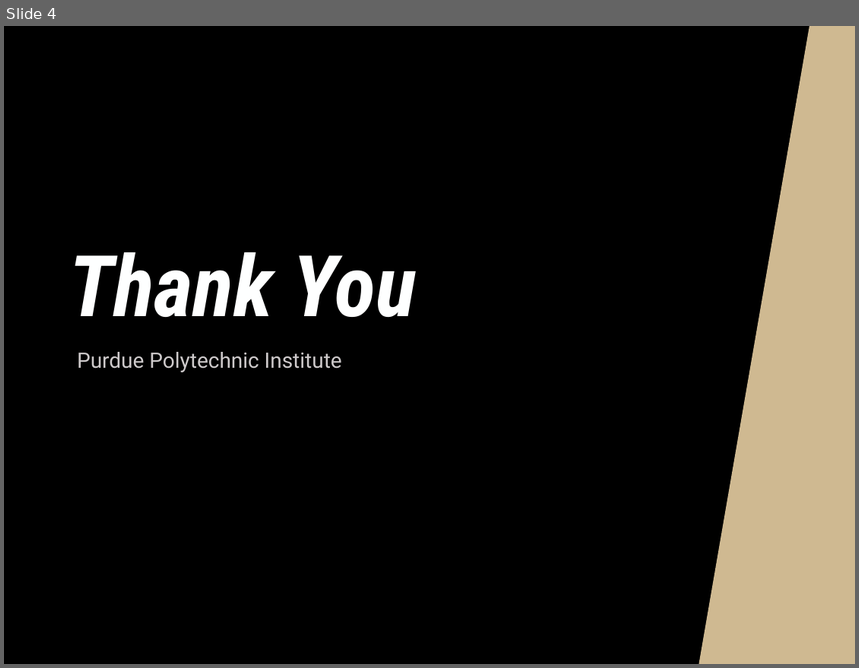
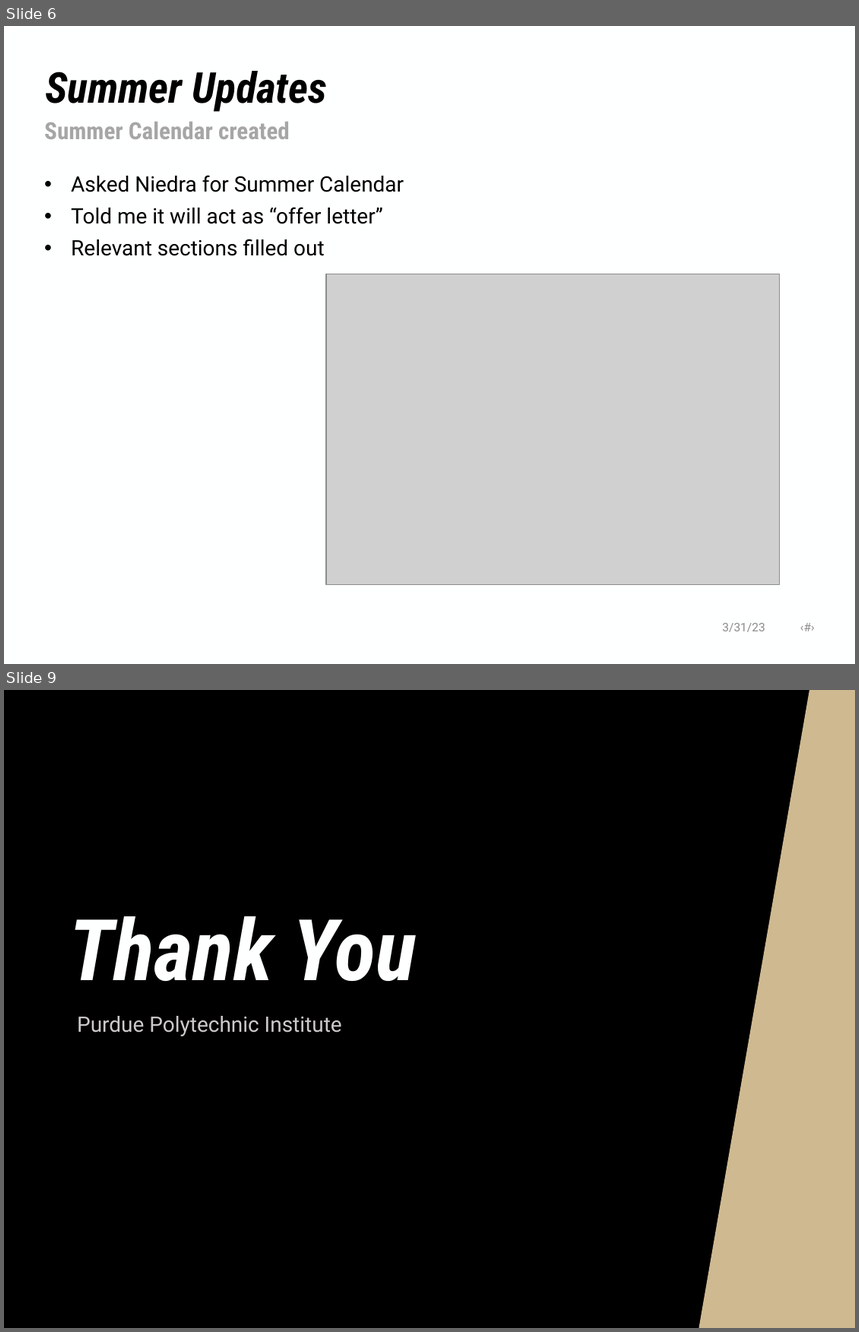
Before and after one commit to NHuang58/Biomedical_Device_PCB, a slide deck: Documentation/Slides/Week_31.pptx. Shown one above the other, each under a label of ours: slide 4 before the commit, slides 6 and 9 after it; the slides between them are not shown. The pictures are 859x668 and 859x1332 pixels, drawn with LibreOffice and Linux fonts; fonts in the diff are those of the drawing; grey boxes stand for pictures; background and template pictures are left out. Boxes give left, top, right and bottom in pixels: in the first picture for what was removed or moved away, otherwise in the second. Text is boxed around its words. In the diff, an @@ line names an element or a change of style, - is before the commit and + after.

```diff
--- a/Documentation/Slides/Week_31.pptx
+++ b/Documentation/Slides/Week_31.pptx
@@ slide 6 added at (4, 26, 855, 664), background #FEFFFF @@
@@ title added at (45, 71, 327, 112), 36 pt, text #000000, bold, italic @@
+Summer Updates
@@ text added at (44, 122, 290, 139), 20 pt, text #A6A6A6, bold @@
+Summer Calendar created
@@ text added at (71, 175, 404, 256), 18 pt, text #000000 @@
+• Asked Niedra for Summer Calendar
+• Told me it will act as “offer letter”
+• Relevant sections filled out
@@ picture added at (326, 275, 780, 585) @@
@@ text added at (722, 623, 765, 632), 10 pt, text #8C8C8C @@
+3/31/23 ‹#›
@@ what was slide 4 is now slide 9 @@
```
Also in this commit, not shown: 2 slides changed, 4 other slides added, 4 other files.
